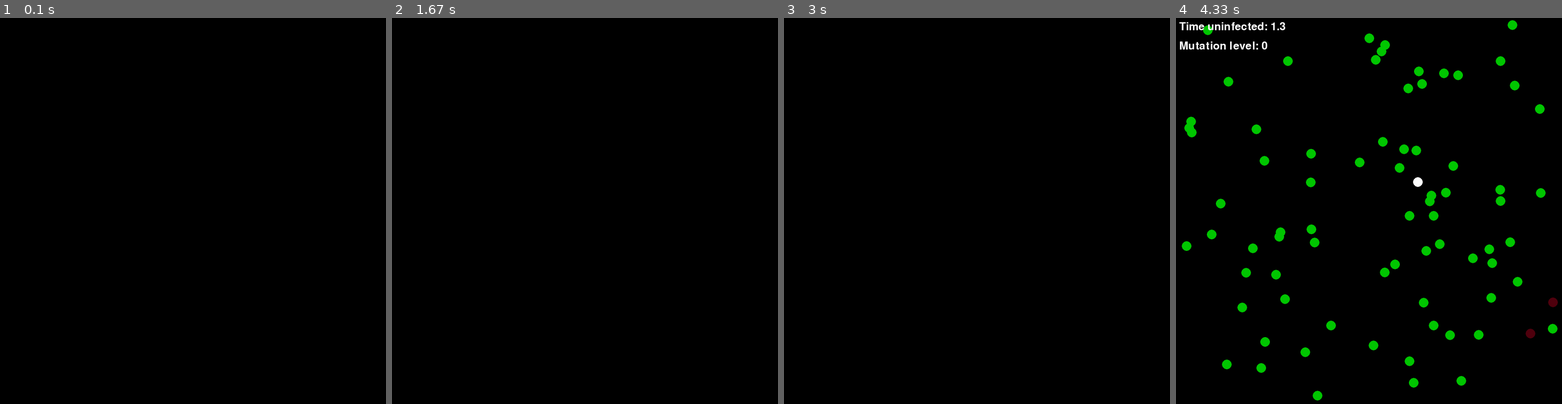
Above: before the commit, frames 1-4 (left to right).
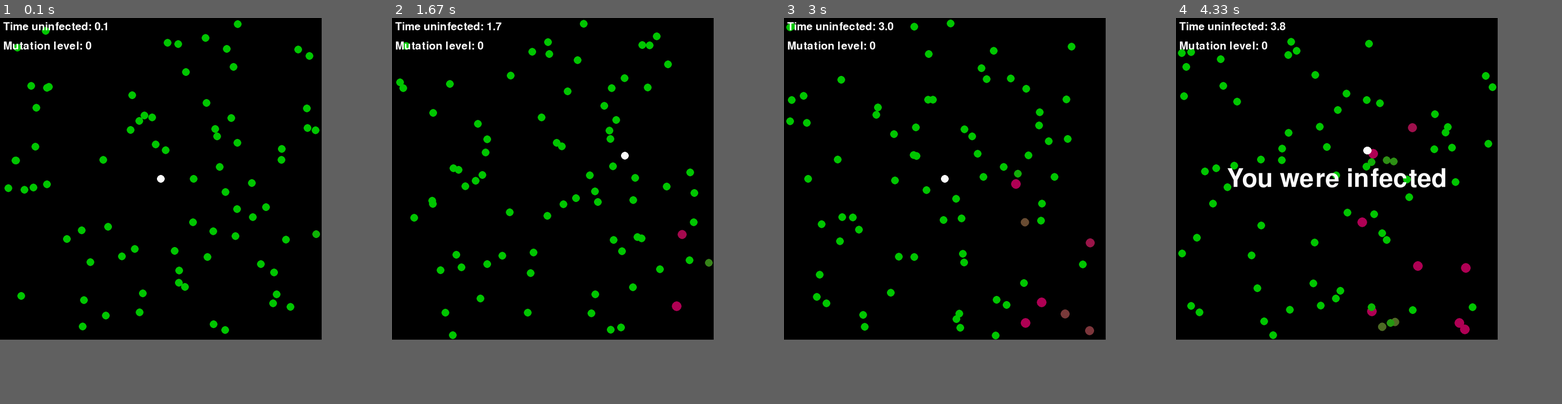
Above: after the commit, the same moments.

Repository: ajaysridhar0/APCSP-Final-Project
Game: pygame game, started from covid19_game.py
Two runs of this game, one before a commit and one after it. Both use one fixed random seed, a clock stepped at 60 frames per second and the inputs below.
Inputs:
- Up to frame 1 (0.1 s): no input
- Up to frame 2 (1.67 s): hold Right 0.33-0.8 s; hold Up 0.83-1.13 s; hold Right 1.17-1.63 s
- Up to frame 3 (3 s): hold Left 1.67-2.2 s; hold Down 2.23-2.53 s; hold Left 2.57-2.97 s
- Up to frame 4 (4.33 s): hold Up 3-3.37 s; hold Right 3.4-4.03 s
The window is 900x900 before the commit and 750x750 after it. Grey fills any space a smaller window leaves; there, only what the larger window draws over its background counts as a difference.

The runs differ from the first frame. In frame 1, 3.0% of the frame differs, in the area x 0-83%, y 0-82%; in frame 2, 3.0%; in frame 3, 3.1%; in frame 4, 7.5%, in the area x 0-99%, y 0-100%.

Commit message:
Fix virus transmission animation

Diff:
--- a/covid19_game.py
+++ b/covid19_game.py
@@ -4,9 +4,8 @@
 import math
 
 # dimensions
-display_width = 1200
-display_height = 1200
-population = 75
+display_width = 1000
+display_height = 1000
 
 # color definitions
 black = (0, 0, 0)
@@ -23,7 +22,9 @@
 # global variables
 game_display = pygame.display.set_mode((display_width, display_height))
 clock = pygame.time.Clock()
+population = 75
 virus_level = 0
+healthy_radius = 12
 game_exit = False
 people = []
 infected_people = []
@@ -53,14 +54,21 @@
 
 
 class Virus:
-    def __init__(self, level):
-        self.level = level
+    def __init__(self, duration, radius, color):
+        self.level = virus_level
         self.start_time = time.time()
-        self.duration = random.randrange(5 + int(level * 0.2), 6 + level)
-        self.radius = random.randrange(15 + int(level * 0.6), 16 + level)
-        self.color = (random.randrange(0, 255), 0,
-                      random.randrange(0, 255))
+        self.duration = duration
+        self.radius = radius
+        self.color = color
         # self.death_rate = death_rate
+
+    @classmethod
+    def mutate(cls):
+        return cls(
+            random.randrange(5 + int(virus_level * 0.2), 6 + virus_level),
+            random.randrange(healthy_radius + int(virus_level * 0.6), 16 + virus_level),
+            (random.randrange(0, 255), 0, random.randrange(0, 255))
+        )
 
     def get_time(self):
         return time.time() - self.start_time
@@ -98,9 +106,9 @@
 
 
 class Patient:
-    def __init__(self, pos, radius, healthy_color=green, virus=None):
+    def __init__(self, pos, healthy_color=green, virus=None):
         self.pos = pos
-        self.healthy_radius = radius
+        self.healthy_radius = healthy_radius
         self.radius = self.healthy_radius
         self.healthy_color = healthy_color
         self.immune = False
@@ -132,7 +140,11 @@
             return False
         for infected_patient in infected_people:
             if self.is_hit(infected_patient.pos, infected_patient.radius):
-                self.virus = infected_patient.virus
+                self.virus = Virus(
+                    infected_patient.virus.duration,
+                    infected_patient.virus.radius,
+                    infected_patient.virus.color
+                )
                 people.remove(self)
                 infected_people.append(self)
                 return True
@@ -162,8 +174,8 @@
 
 # TODO: NPC and Player inherits from the player superclass
 class Npc(Patient):
-    def __init__(self, healthy_radius, healthy_color=green, virus=None):
-        Patient.__init__(self, Vector(0, 0), healthy_radius, healthy_color, virus)
+    def __init__(self, healthy_color=green, virus=None):
+        Patient.__init__(self, Vector(0, 0), healthy_color, virus)
         self.pos = Vector(
             random.randrange(self.radius, display_width - self.radius),
             random.randrange(self.radius, display_height - self.radius)
@@ -189,10 +201,11 @@
 
 
 class Player(Patient):
-    def __init__(self, pos, healthy_radius, healthy_color, controls, virus=None):
-        Patient.__init__(self, pos, healthy_radius, healthy_color, virus)
+    def __init__(self, pos, healthy_color, controls, virus=None):
+        Patient.__init__(self, pos, healthy_color, virus)
         self.controls = controls
         self.start_time = time.time()
+        self.has_been_infected = False
 
     def animate(self):
         key_pressed = pygame.key.get_pressed()
@@ -206,22 +219,44 @@
             self.move(0, 2)
         self.draw()
 
-    def time_survived(self):
-        if self.virus is None:
+    def is_game_over(self):
+        if not self.has_been_infected:
+            return
+        large_text = pygame.font.SysFont(None, 115)
+        text_surf, text_rect = text_objects("You were infected", large_text)
+        text_rect.center = (display_width/2, display_height/2)
+        game_display.blit(text_surf, text_rect)
+
+        while True:
+            for event in pygame.event.get():
+                if event.type == pygame.QUIT:
+                    pygame.quit()
+                    quit()
+            # game_display.fill(white)
+            '''button("Play Again", 150, 450, 100, 50, bright_green, green, game_loop)
+            button("Quit", 550, 450, 100, 50, bright_red, red, quit_game)'''
+
+            pygame.display.update()
+            clock.tick(120)
+
+    def display_score(self):
+        if self.virus is None and not self.has_been_infected:
             self.age = time.time() - self.start_time
+        else:
+            self.has_been_infected = True
         formatted_time = f"{self.age:.1f}"
         score_time = float(formatted_time)
         font = pygame.font.SysFont(None, 50)
-        text = font.render("Time uninfected: " + str(score_time), True, white)
-        game_display.blit(text, (10, 10))
-        return score_time
+        time_text = font.render("Time uninfected: " + str(score_time), True, white)
+        game_display.blit(time_text, (10, 10))
+        mutation_text = font.render("Mutation level: " + str(int(virus_level/10)), True, white)
+        game_display.blit(mutation_text, (10, 70))
 
 
 # functions
-def display_mutation_level():
-    font = pygame.font.SysFont(None, 50)
-    text = font.render("Mutation level: " + str(virus_level), True, white)
-    game_display.blit(text, (10, 70))
+def text_objects(text, font):
+    text_surface = font.render(text, True, white)
+    return text_surface, text_surface.get_rect()
 
 
 def quit_game():
@@ -241,19 +276,17 @@
 
 
 def game_loop():
-    time.sleep(3)
     global virus_level
     global immune_people
     for i in range(0, population):
-        people.append(Npc(15))
+        people.append(Npc())
     player = Player(
         Vector(int(display_width/2), int(display_height/2)),
-        15,
         white,
         [pygame.K_LEFT, pygame.K_RIGHT, pygame.K_UP, pygame.K_DOWN]
     )
     people.append(player)
-    infected_people.append(Npc(15, virus=Virus(virus_level)))
+    infected_people.append(Npc(virus=Virus.mutate()))
 
     game_exit = False
     while not game_exit:
@@ -264,11 +297,11 @@
         game_display.fill(black)
 
         if len(infected_people) == 0:
-            virus_level += 10
+            virus_level += 5
             for patient in immune_people:
                 patient.immune = False
                 if patient.virus_carrier:
-                    patient.virus = Virus(virus_level)
+                    patient.virus = Virus.mutate()
                     infected_people.append(patient)
                 else:
                     people.append(patient)
@@ -280,8 +313,8 @@
             patient.animate()
         for patient in immune_people:
             patient.animate()
-        player.time_survived()
-        display_mutation_level()
+        player.display_score()
+        player.is_game_over()
         pygame.display.flip()
         clock.tick(120)
 
